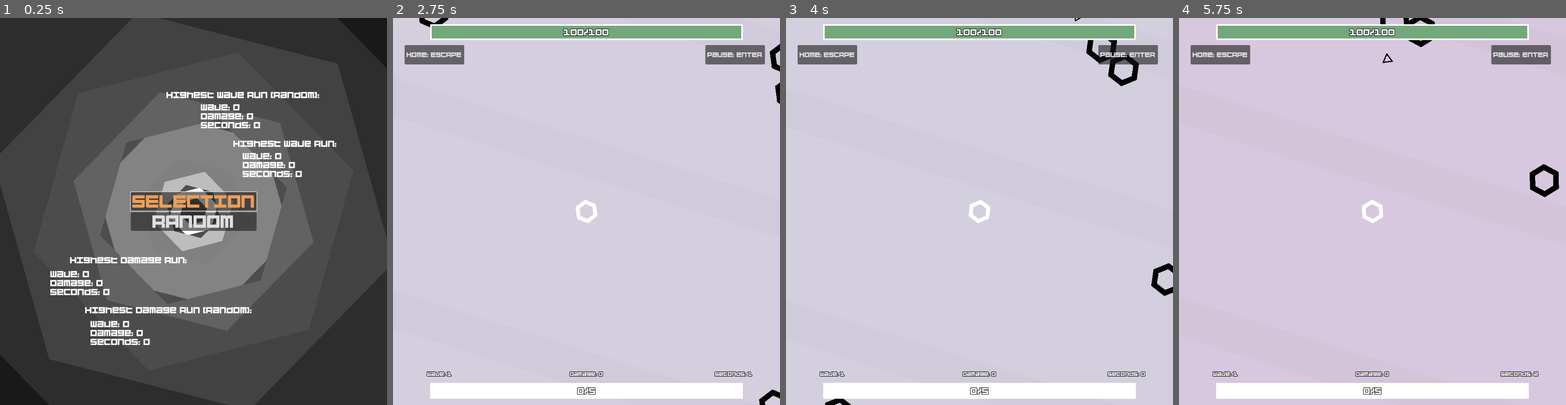
Above: before the commit, frames 1-4 (left to right).
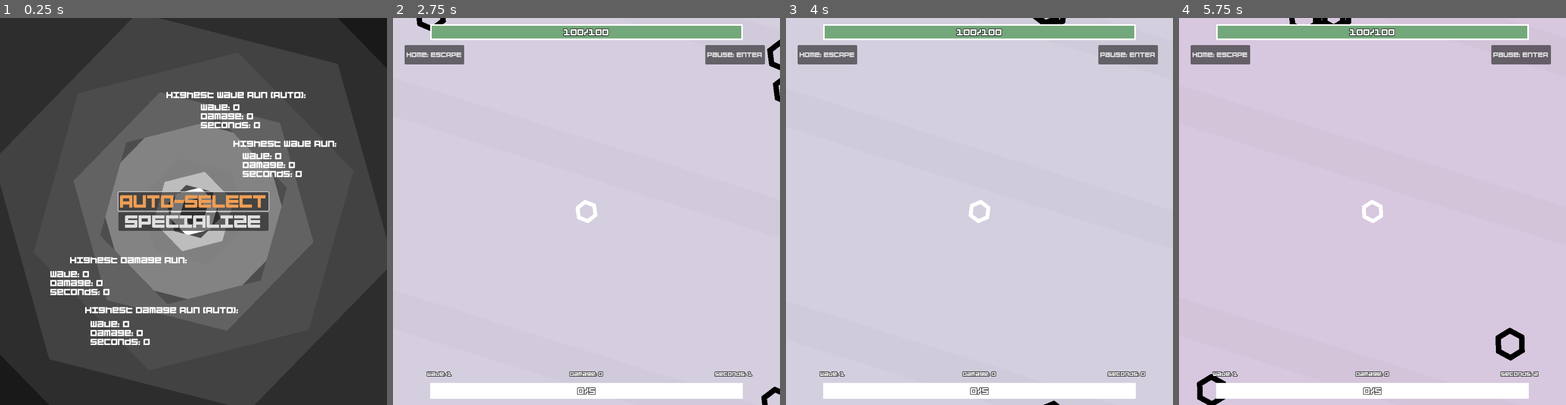
Above: after the commit, the same moments.

Repository: pharnisch/Hexagonal-Havoc
Game: Godot game, scene res://home.tscn
Same seed, same stepped clock (60 frames per second), same inputs: the game is played once before the commit and once after it.
Inputs (mouse positions are in pixels of both pictures, inside the frame that each line leads up to):
- Up to frame 1 (0.25 s): no input
- Up to frame 2 (2.75 s): click "SELECTION" (after the commit: "SPECIALIZE") at 0.5 s; click "Home: ESCAPE" at 1.25 s; click "RANDOM" (after the commit: "AUTO-SELECT") at 2 s
- Up to frame 3 (4 s): click "Home: ESCAPE" at 2.75 s; tap Enter at 3.5 s; move the mouse to (1064, 192) at 3.52 s; hold Right (ui_right) from 3.53 s (still down); hold Enter from 3.53 s (still down); click (1064, 192) at 3.67 s; tap Space at 3.77 s
- Up to frame 4 (5.75 s): release Right (ui_right) at 4.25 s; release Enter at 4.25 s; drag from (1295, 230) to (1372, 211) at 4.27 s; move the mouse to (1411, 126) at 5.02 s; hold Right (ui_right) from 5.03 s (still down); hold Enter from 5.03 s (still down); click (1411, 126) at 5.17 s

The runs differ from the first frame. In frame 1, 1.9% of the frame differs, in the area x 30-83%, y 19-77%; in frame 2, 0.3%; in frame 3, 0.9%; in frame 4, 1.3%.

Commit message:
first itch.io version

Diff:
--- a/home.tscn
+++ b/home.tscn
@@ -38,6 +38,24 @@
 offset_bottom = 50.0
 grow_horizontal = 2
 grow_vertical = 2
+
+[node name="Level_Get_To_100_Random_Skill" type="Button" parent="CanvasLayer/GridContainer"]
+layout_mode = 2
+size_flags_horizontal = 3
+size_flags_vertical = 3
+theme_override_colors/font_focus_color = Color(0.933333, 0.619608, 0.333333, 1)
+theme_override_colors/icon_normal_color = Color(0, 0, 0, 0)
+theme_override_colors/icon_focus_color = Color(0, 0, 0, 0)
+theme_override_colors/icon_pressed_color = Color(0, 0, 0, 0)
+theme_override_colors/icon_hover_color = Color(0, 0, 0, 0)
+theme_override_colors/icon_hover_pressed_color = Color(0, 0, 0, 0)
+theme_override_colors/icon_disabled_color = Color(0, 0, 0, 0)
+theme_override_fonts/font = ExtResource("2_pa13x")
+theme_override_font_sizes/font_size = 32
+text = "AUTO-SELECT"
+script = ExtResource("1_ra1gt")
+level = 2
+sel = true
 
 [node name="Level_Get_To_100" type="Button" parent="CanvasLayer/GridContainer"]
 layout_mode = 2
@@ -52,26 +70,8 @@
 theme_override_colors/icon_disabled_color = Color(0, 0, 0, 0)
 theme_override_fonts/font = ExtResource("2_pa13x")
 theme_override_font_sizes/font_size = 32
-text = "SELECTION"
+text = "SPECIALIZE"
 script = ExtResource("1_ra1gt")
-sel = true
-
-[node name="Level_Get_To_100_Random_Skill" type="Button" parent="CanvasLayer/GridContainer"]
-layout_mode = 2
-size_flags_horizontal = 3
-size_flags_vertical = 3
-theme_override_colors/font_focus_color = Color(0.933333, 0.619608, 0.333333, 1)
-theme_override_colors/icon_normal_color = Color(0, 0, 0, 0)
-theme_override_colors/icon_focus_color = Color(0, 0, 0, 0)
-theme_override_colors/icon_pressed_color = Color(0, 0, 0, 0)
-theme_override_colors/icon_hover_color = Color(0, 0, 0, 0)
-theme_override_colors/icon_hover_pressed_color = Color(0, 0, 0, 0)
-theme_override_colors/icon_disabled_color = Color(0, 0, 0, 0)
-theme_override_fonts/font = ExtResource("2_pa13x")
-theme_override_font_sizes/font_size = 32
-text = "RANDOM"
-script = ExtResource("1_ra1gt")
-level = 2
 
 [node name="2" type="Control" parent="CanvasLayer"]
 layout_mode = 3
@@ -268,7 +268,7 @@
 grow_horizontal = 2
 grow_vertical = 2
 theme_override_fonts/font = ExtResource("2_pa13x")
-text = "Highest Wave Run (Random):"
+text = "Highest Wave Run (AUTO):"
 
 [node name="BestWaveText" type="Label" parent="CanvasLayer/BestWave2"]
 layout_mode = 1
@@ -301,7 +301,7 @@
 grow_horizontal = 2
 grow_vertical = 2
 theme_override_fonts/font = ExtResource("2_pa13x")
-text = "Highest Damage Run (Random):"
+text = "Highest Damage Run (AUTO):"
 
 [node name="BestDamageText" type="Label" parent="CanvasLayer/BestDamage2"]
 layout_mode = 1
--- a/map_1.gd
+++ b/map_1.gd
@@ -65,9 +65,9 @@
 
 				new_enemy.weapon = weapons[self.rng.randi_range(0, weapons.size() - 1)]
 				new_enemy.walking_variant = sub_wave["walking_variant"]
-				new_enemy.melee_dmg *= (1 + (sub_wave["difficulty_scale"] - 1)/ 5.)
-				new_enemy.exp_worth *= 1 * (1 + (sub_wave["difficulty_scale"] - 1)/2.5)
-				new_enemy.movement_speed_factor *= (1 + (sub_wave["difficulty_scale"] - 1)/ 10.)
+				new_enemy.melee_dmg *= (1 + (sub_wave["difficulty_scale"] - 1)/ 3.)
+				new_enemy.exp_worth *= 0.9 * (1 + (sub_wave["difficulty_scale"] - 1)/5)
+				new_enemy.movement_speed_factor *= (1 + (sub_wave["difficulty_scale"] - 1)/ 7.)
 
 				new_enemy.position = sp
 				self.add_child(new_enemy)
@@ -122,7 +122,7 @@
 	var duration = 5 #self.rng.randi_range(5,20)
 	var shapes = [self.square_wave, self.circle_wave]
 	var wi = wave_ind # +100
-	var difficulty_coefficient = 1 + wi*wi*wi*wi*0.0000001+ wi * 0.05 + wi * 0.5 * self.agony + wi * 0.01 * hp_ratio
+	var difficulty_coefficient = 1.5 + wi*wi*wi*wi*0.00000015+ wi * 0.05 + wi * 0.5 * self.agony + wi * 0.01 * hp_ratio
 	#print("difficulty: ", difficulty_coefficient)
 	var new_wave = {
 		"duration": duration,
--- a/player.gd
+++ b/player.gd
@@ -20,8 +20,8 @@
 
 var endUI = load("res://end_ui.tscn")
 
-# Variable to store whether the mouse (or touch) is pressed
-var is_pressed = false
+var latest_touch_index: int = -1
+var is_pressed: bool = false
 
 
 func _start():
@@ -76,10 +76,9 @@
 
 
 # Mobile Steuerung (Touch-Eingabe)
+
 func _input(event):
-	# Mobile Steuerung (Touch-Eingabe)
-	#if os_name == "Android" or os_name == "iOS" or OS.has_feature("touchscreen"):
-	if event is InputEventMouseButton or event is InputEventScreenTouch:
+	if event is InputEventMouseButton:
 		if event.pressed:  # When the mouse button is pressed
 			is_pressed = true
 
@@ -96,13 +95,42 @@
 			print("Mouse released")
 
 	# Handle mouse movement while pressed
-	if is_pressed and (event is InputEventMouseMotion or event is InputEventScreenTouch):
+	if is_pressed and (event is InputEventMouseMotion):
 		# Update the move direction as the mouse slides
 		var screen_center = get_viewport().get_visible_rect().size / 2
 		move_direction = (event.position - screen_center).normalized()
 		self.touch_direction = move_direction  # You can use this for movement
 
 		print("Mouse moved, new direction: ", move_direction)
+
+
+	# Mobile Steuerung (Touch-Eingabe)
+	if event is InputEventScreenTouch:
+		if event.pressed:  # When a touch begins
+			# Update the latest touch index
+			latest_touch_index = event.index
+			is_pressed = true
+
+			# Calculate the direction relative to the screen center
+			var screen_center = get_viewport().get_visible_rect().size / 2
+			move_direction = (event.position - screen_center).normalized()
+			touch_direction = move_direction  # Use this for movement
+
+			print("Touch pressed at position: ", event.position, ", index: ", event.index)
+
+		elif not event.pressed and event.index == latest_touch_index:  # When the latest touch ends
+			touch_direction = Vector2()
+			is_pressed = false
+			print("Touch released, index: ", event.index)
+			latest_touch_index = -1  # Reset the latest touch index
+
+	elif event is InputEventScreenDrag and event.index == latest_touch_index:
+		# Update the move direction for the latest touch while dragging
+		var screen_center = get_viewport().get_visible_rect().size / 2
+		move_direction = (event.position - screen_center).normalized()
+		touch_direction = move_direction
+
+		print("Touch moved, new direction: ", move_direction, ", index: ", event.index)
 
 func die():
 	sound_player.stream = die_sound
--- a/project.godot
+++ b/project.godot
@@ -41,3 +41,7 @@
 [physics]
 
 common/max_physics_steps_per_frame=4
+
+[rendering]
+
+textures/vram_compression/import_etc2_astc=true
Not shown, changed: export_presets.cfg
